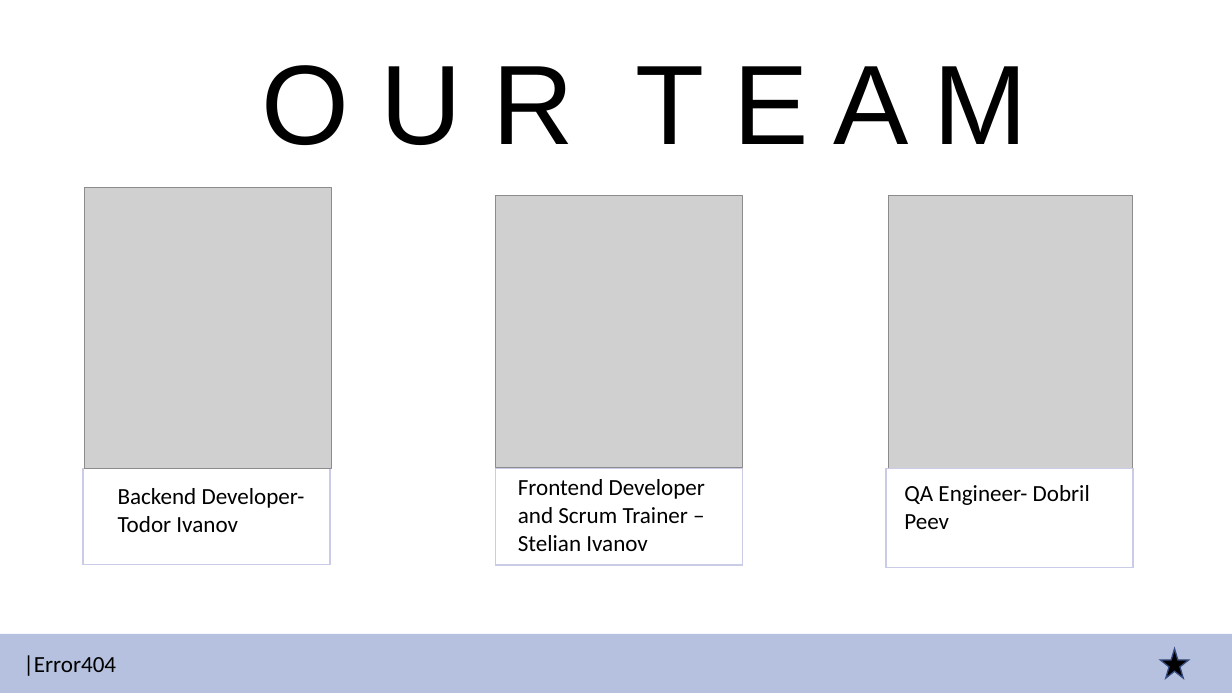
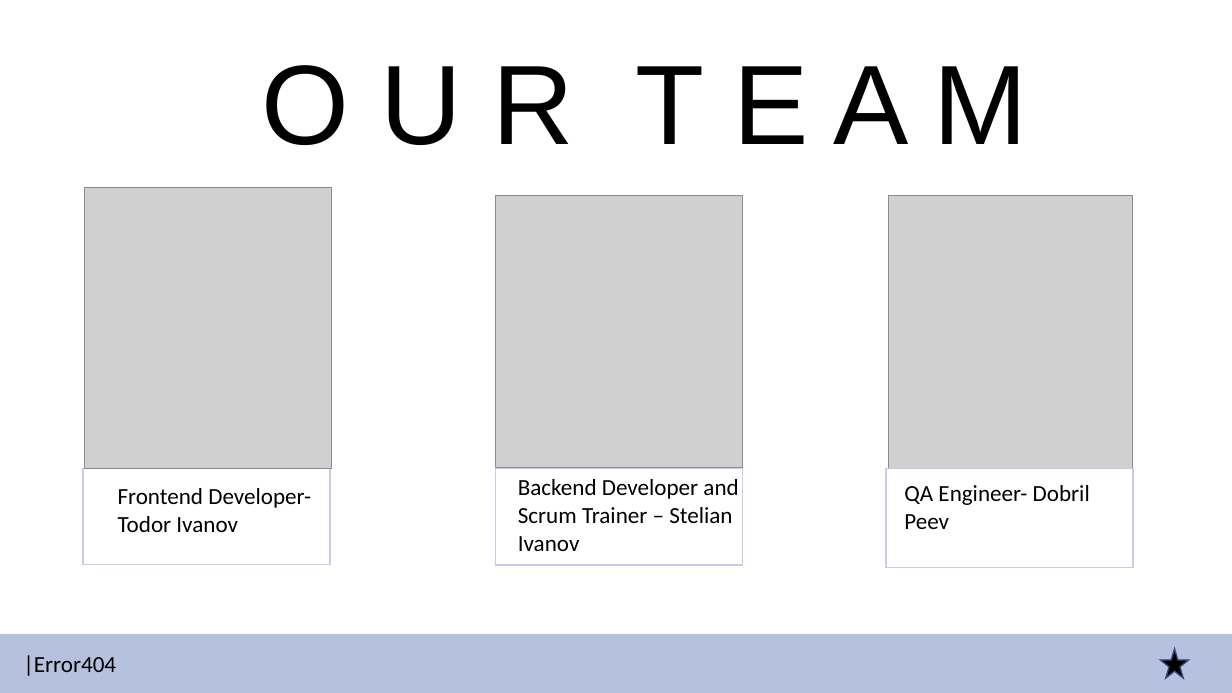
Before and after one commit to STIvanov21/error404_game_project, a slide deck: slide 2 of error404_project/Error404.pptx. Drawn at 1232x693 pixels with LibreOffice and Linux fonts; fonts in the diff are those of the drawing; grey boxes stand for pictures; background and template pictures are left out. Boxes give left, top, right and bottom in pixels: in the first picture for what was removed or moved away, otherwise in the second. Text is boxed around its words. In the diff, an @@ line names an element or a change of style, - is before the commit and + after.

Commit message:
Add PowerPoint Presentation

```diff
--- a/error404_project/Error404.pptx
+++ b/error404_project/Error404.pptx
@@ text at (518,479,738,551): text changed @@
-Frontend Developer and Scrum Trainer – Stelian Ivanov
+Backend Developer and Scrum Trainer – Stelian Ivanov
@@ text at (118,488,311,532): text changed @@
-Backend Developer- Todor Ivanov
+Frontend Developer- Todor Ivanov
```
